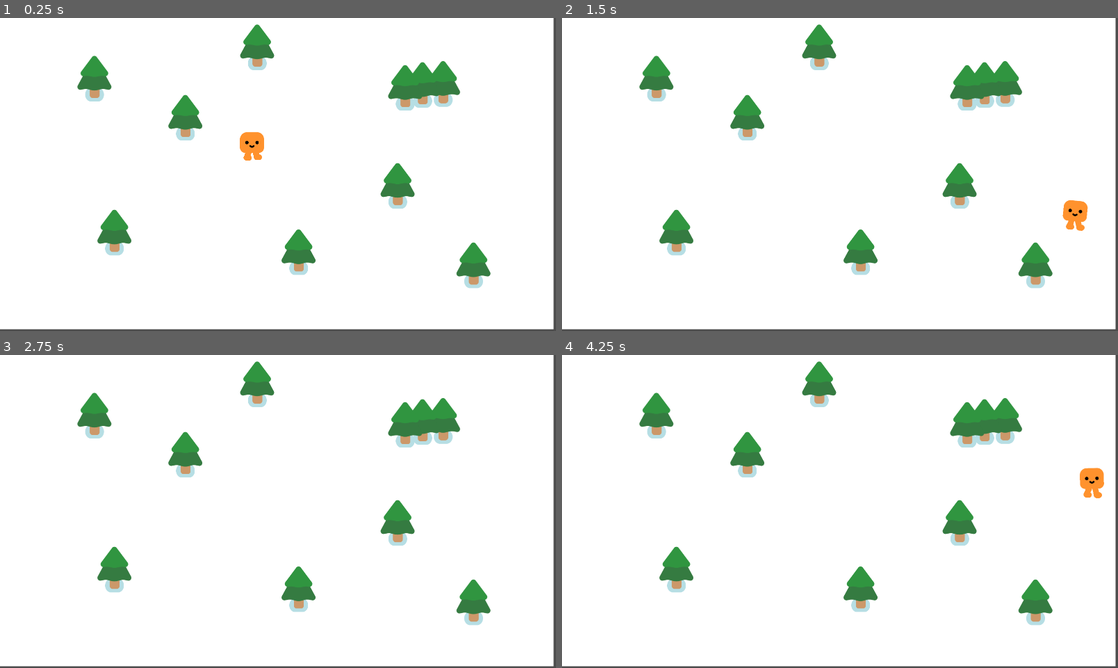
Above: before the commit, frames 1-4 (two rows, left to right).
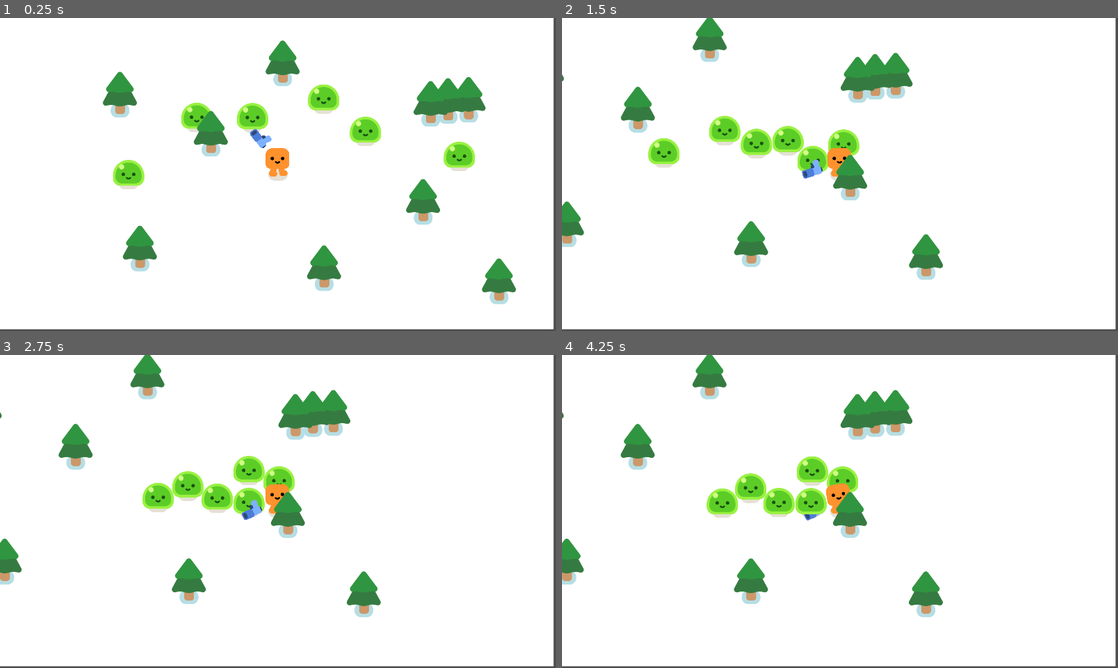
Above: after the commit, the same moments.

Repository: Sarju88/HappyBoo
Game: Godot game, scene res://survivors_game.tscn
Same seed, same stepped clock (60 frames per second), same inputs: the game is played once before the commit and once after it.
Inputs:
- Up to frame 1 (0.25 s): no input
- Up to frame 2 (1.5 s): hold D (move_right) 0.53-1.28 s; hold S (move_down) from 1.28 s (still down)
- Up to frame 3 (2.75 s): release S (move_down) at 2.03 s; hold D (move_right) from 2.03 s (still down)
- Up to frame 4 (4.25 s): release D (move_right) at 2.78 s; hold W (move_up) 2.78-3.53 s; hold A (move_left) from 3.53 s (still down)

The runs differ from the first frame. In frame 1, 13% of the frame differs, in the area x 13-93%, y 2-92%; in frame 2, 13%; in frame 3, 13%; in frame 4, 13%.

Commit message:
added the gun and enemy tracking

Diff:
--- /dev/null
+++ b/gun.gd
@@ -0,0 +1,8 @@
+extends Area2D
+
+
+func _physics_process(delta: float) -> void:
+	var enemies_in_range = get_overlapping_bodies()
+	if enemies_in_range.size() > 0:
+		var target_enemy = enemies_in_range.front()
+		look_at(target_enemy.global_position)
--- /dev/null
+++ b/gun.tscn
@@ -0,0 +1,26 @@
+[gd_scene load_steps=4 format=3 uid="uid://b3ri1o4cuum65"]
+
+[ext_resource type="Script" uid="uid://d17je3r822ewh" path="res://gun.gd" id="1_dk5gl"]
+[ext_resource type="Texture2D" uid="uid://cswb5do8rrj7q" path="res://pistol/pistol.png" id="1_vk1bi"]
+
+[sub_resource type="CircleShape2D" id="CircleShape2D_dk5gl"]
+radius = 270.601
+
+[node name="Gun" type="Area2D"]
+collision_layer = 0
+collision_mask = 2
+script = ExtResource("1_dk5gl")
+
+[node name="CollisionShape2D" type="CollisionShape2D" parent="."]
+position = Vector2(1, 1)
+shape = SubResource("CircleShape2D_dk5gl")
+
+[node name="Weapon Pivot" type="Marker2D" parent="."]
+
+[node name="Pistol" type="Sprite2D" parent="Weapon Pivot"]
+position = Vector2(102, 2)
+scale = Vector2(1.01429, 1.04)
+texture = ExtResource("1_vk1bi")
+
+[node name="ShootingPoint" type="Marker2D" parent="Weapon Pivot/Pistol"]
+position = Vector2(26.6197, -9.61539)
--- /dev/null
+++ b/mob.gd
@@ -0,0 +1,9 @@
+extends CharacterBody2D
+
+
+@onready var player = get_node("/root/Game/Player")
+
+func _physics_process(delta: float) -> void:
+	var direction = global_position.direction_to(player.global_position)
+	velocity = direction * 300.0
+	move_and_slide()
--- a/mob.tscn
+++ b/mob.tscn
@@ -1,12 +1,17 @@
-[gd_scene load_steps=3 format=3 uid="uid://bkjowev22esnl"]
+[gd_scene load_steps=4 format=3 uid="uid://bkjowev22esnl"]
 
 [ext_resource type="PackedScene" uid="uid://ogik4s70pgwl" path="res://characters/slime/slime.tscn" id="1_dy6sc"]
+[ext_resource type="Script" uid="uid://dyrynw6tqvemf" path="res://mob.gd" id="1_nokgg"]
 
 [sub_resource type="CircleShape2D" id="CircleShape2D_nokgg"]
+radius = 55.0
 
-[node name="Mob" type="CharacterBody2D"]
+[node name="CharacterBody2D" type="CharacterBody2D"]
+collision_layer = 3
+script = ExtResource("1_nokgg")
 
 [node name="Slime" parent="." instance=ExtResource("1_dy6sc")]
 
 [node name="CollisionShape2D" type="CollisionShape2D" parent="."]
+position = Vector2(0, -30)
 shape = SubResource("CircleShape2D_nokgg")
--- a/player.tscn
+++ b/player.tscn
@@ -1,7 +1,8 @@
-[gd_scene load_steps=4 format=3 uid="uid://2i5ccfwa8g1u"]
+[gd_scene load_steps=5 format=3 uid="uid://2i5ccfwa8g1u"]
 
 [ext_resource type="PackedScene" uid="uid://pbmyh1qru7p" path="res://characters/happy_boo/happy_boo.tscn" id="1_4flbx"]
 [ext_resource type="Script" uid="uid://cksh0ppfpj402" path="res://player.gd" id="1_onrkg"]
+[ext_resource type="PackedScene" uid="uid://b3ri1o4cuum65" path="res://gun.tscn" id="3_i3pqv"]
 
 [sub_resource type="CircleShape2D" id="CircleShape2D_onrkg"]
 radius = 50.0899
@@ -13,3 +14,8 @@
 shape = SubResource("CircleShape2D_onrkg")
 
 [node name="HappyBoo" parent="." instance=ExtResource("1_4flbx")]
+
+[node name="Camera2D" type="Camera2D" parent="."]
+
+[node name="Gun" parent="." instance=ExtResource("3_i3pqv")]
+position = Vector2(0, -46)
--- a/survivors_game.tscn
+++ b/survivors_game.tscn
@@ -1,12 +1,16 @@
-[gd_scene load_steps=3 format=3 uid="uid://cl1mhhd7mdwe7"]
+[gd_scene load_steps=4 format=3 uid="uid://cl1mhhd7mdwe7"]
 
 [ext_resource type="PackedScene" uid="uid://2i5ccfwa8g1u" path="res://player.tscn" id="1_y3pti"]
 [ext_resource type="PackedScene" uid="uid://cis3jcx5tmghk" path="res://pine_tree.tscn" id="2_l26od"]
+[ext_resource type="PackedScene" uid="uid://bkjowev22esnl" path="res://mob.tscn" id="3_l26od"]
 
 [node name="Game" type="Node2D"]
 y_sort_enabled = true
 
-[node name="ColorRect" type="ColorRect" parent="."]
+[node name="CanvasLayer" type="CanvasLayer" parent="."]
+layer = -128
+
+[node name="ColorRect" type="ColorRect" parent="CanvasLayer"]
 offset_right = 1912.0
 offset_bottom = 1074.0
 
@@ -42,3 +46,21 @@
 
 [node name="PineTree10" parent="." instance=ExtResource("2_l26od")]
 position = Vector2(1373, 632)
+
+[node name="Mob" parent="." instance=ExtResource("3_l26od")]
+position = Vector2(281, 520)
+
+[node name="Mob2" parent="." instance=ExtResource("3_l26od")]
+position = Vector2(527, 280)
+
+[node name="Mob3" parent="." instance=ExtResource("3_l26od")]
+position = Vector2(749, 253)
+
+[node name="Mob4" parent="." instance=ExtResource("3_l26od")]
+position = Vector2(1072, 193)
+
+[node name="Mob5" parent="." instance=ExtResource("3_l26od")]
+position = Vector2(1244, 339)
+
+[node name="Mob6" parent="." instance=ExtResource("3_l26od")]
+position = Vector2(1573, 449)
Not shown, added: gun.gd.uid
Not shown, added: mob.gd.uid
Not shown, removed: .DS_Store
Not shown, changed: .gitignore
